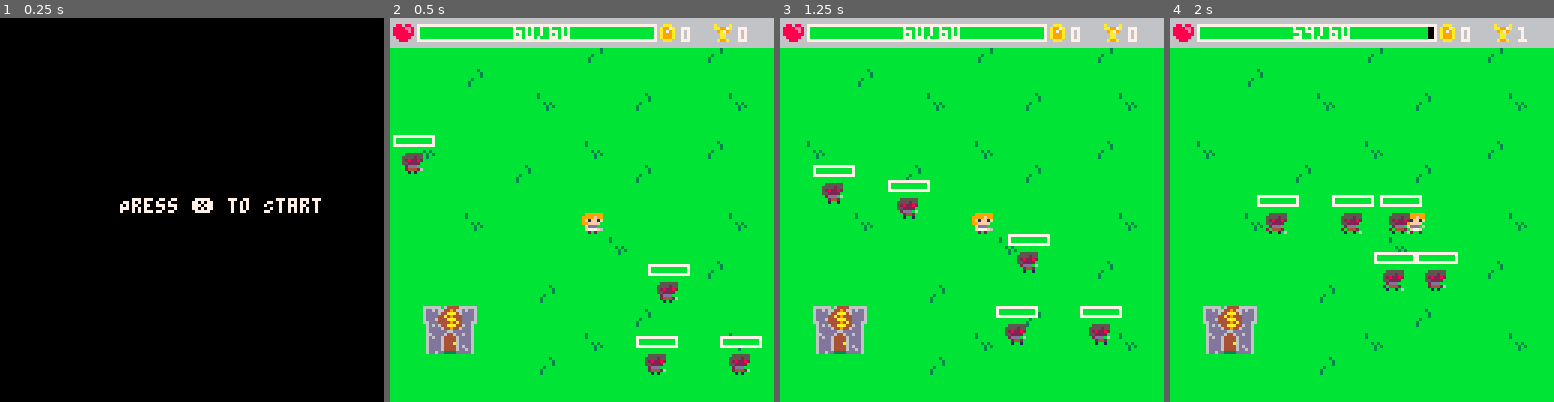
Above: before the commit, frames 1-4 (left to right).
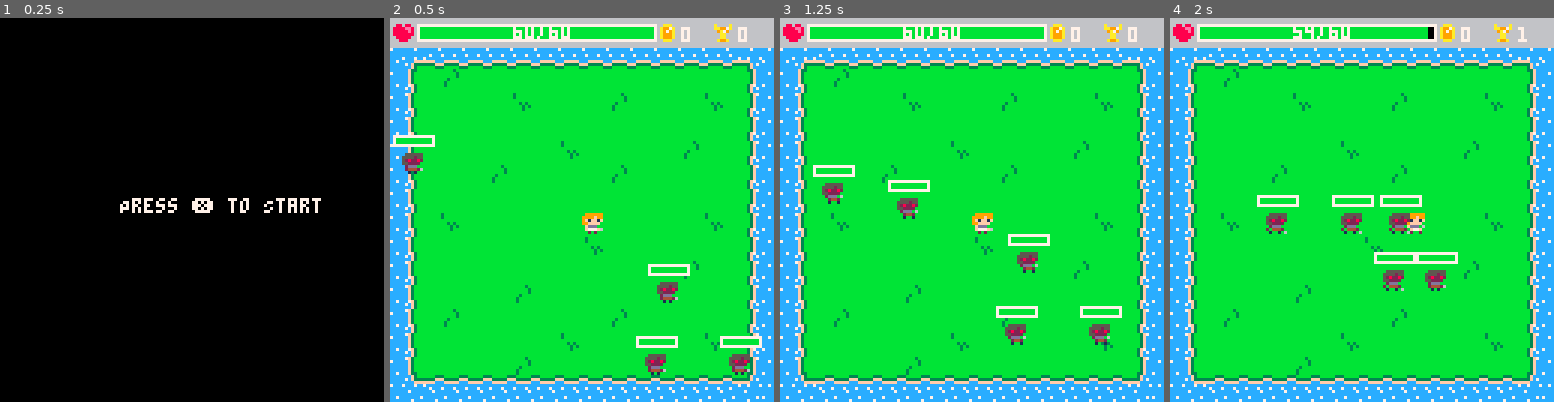
Above: after the commit, the same moments.

Repository: PancakedRivet/last-minute-hero
Game: PICO-8 cartridge last-minute-hero.p8
Same seed, same stepped clock (60 frames per second), same inputs: the game is played once before the commit and once after it.
Inputs:
- Up to frame 1 (0.25 s): no input
- Up to frame 2 (0.5 s): tap X (X key) at 0.33 s
- Up to frame 3 (1.25 s): tap O (Z key) at 0.7 s; tap X (X key) at 1.07 s
- Up to frame 4 (2 s): hold Right from 1.6 s (still down); tap O (Z key) at 1.7 s; tap X (X key) at 1.85 s

Frame 1 is identical in both runs. In frame 2, 25% of the frame differs, in the area x 0-100%, y 7-100%; in frame 3, 25%; in frame 4, 25%.

Commit message:
Added basic reduced row map for water. Collisions are a bit broken

Diff:
--- a/last-minute-hero.p8
+++ b/last-minute-hero.p8
@@ -4,6 +4,7 @@
 #include main.lua
 #include ./scripts/enemy.lua
 #include ./scripts/game.lua
+#include ./scripts/map.lua
 #include ./scripts/player.lua
 #include ./scripts/ui.lua
 
@@ -60,20 +61,24 @@
 00003fccfffcccffffffccccc7f30000cccc3300c7cccccc00000000000000000000000000000000000000000000000000000000000000000000000000000000
 0003f7cccccccccc7cc7ccc7ccf300007ccf3000cccc7ccc00000000000000000000000000000000000000000000000000000000000000000000000000000000
 0003fcc7c7ccc7ccccccccccccf30000c7cf3000cccccccc00000000000000000000000000000000000000000000000000000000000000000000000000000000
+__gff__
+0000000000000000000000000000000000000000000000000000000000000000000000000000000000000000000000000000000000000000000000000000000000000000000000000000000000000000000000000001000000000000000000000000000000000000000000000000000000000000000000000000000000000000
+0000000000000000000000000000000000000000000000000000000000000000000000000000000000000000000000000000000000000000000000000000000000000000000000000000000000000000000000000000000000000000000000000000000000000000000000000000000000000000000000000000000000000000
 __map__
-0a0a0a0a0a0a0a0a0a0a0a0a0a0a0a0a00000000000000000000000000000000000000000000000000000000000000000000000000000000000000000000000000000000000000000000000000000000000000000000000000000000000000000000000000000000000000000000000000000000000000000000000000000000
-0a0a0a0a0a0a0a0a090a0a0a0a090a0a00000000000000000000000000000000000000000000000000000000000000000000000000000000000000000000000000000000000000000000000000000000000000000000000000000000000000000000000000000000000000000000000000000000000000000000000000000000
-0a0a0a090a0a0a0a0a0a0a0a0a0a0a0a00000000000000000000000000000000000000000000000000000000000000000000000000000000000000000000000000000000000000000000000000000000000000000000000000000000000000000000000000000000000000000000000000000000000000000000000000000000
-0a0a0a0a0a0a0b0a0a0a090a0a0a0b0a00000000000000000000000000000000000000000000000000000000000000000000000000000000000000000000000000000000000000000000000000000000000000000000000000000000000000000000000000000000000000000000000000000000000000000000000000000000
-0a0a0a0a0a0a0a0a0a0a0a0a0a0a0a0a00000000000000000000000000000000000000000000000000000000000000000000000000000000000000000000000000000000000000000000000000000000000000000000000000000000000000000000000000000000000000000000000000000000000000000000000000000000
-0a0b0a0a0a0a0a0a0b0a0a0a0a090a0a00000000000000000000000000000000000000000000000000000000000000000000000000000000000000000000000000000000000000000000000000000000000000000000000000000000000000000000000000000000000000000000000000000000000000000000000000000000
-0a0a0a0a0a090a0a0a0a090a0a0a0a0a00000000000000000000000000000000000000000000000000000000000000000000000000000000000000000000000000000000000000000000000000000000000000000000000000000000000000000000000000000000000000000000000000000000000000000000000000000000
-0a0a0a0a0a0a0a0a0a0a0a0a0a0a0a0a00000000000000000000000000000000000000000000000000000000000000000000000000000000000000000000000000000000000000000000000000000000000000000000000000000000000000000000000000000000000000000000000000000000000000000000000000000000
-0a0a0a0b0a0a0a0a0a0a0a0a0a0a0b0a00000000000000000000000000000000000000000000000000000000000000000000000000000000000000000000000000000000000000000000000000000000000000000000000000000000000000000000000000000000000000000000000000000000000000000000000000000000
-0a0a0a0a0a0a0a0a0a0b0a0a0a0a0a0a00000000000000000000000000000000000000000000000000000000000000000000000000000000000000000000000000000000000000000000000000000000000000000000000000000000000000000000000000000000000000000000000000000000000000000000000000000000
-0a0a0a0a0a0a0a0a0a0a0a0a0a090a0a00000000000000000000000000000000000000000000000000000000000000000000000000000000000000000000000000000000000000000000000000000000000000000000000000000000000000000000000000000000000000000000000000000000000000000000000000000000
-0a0a0a0a0a0a090a0a0a0a0a0a0a0a0a00000000000000000000000000000000000000000000000000000000000000000000000000000000000000000000000000000000000000000000000000000000000000000000000000000000000000000000000000000000000000000000000000000000000000000000000000000000
-0a1704180a0a0a0a0a0a090a0a0a0a0a00000000000000000000000000000000000000000000000000000000000000000000000000000000000000000000000000000000000000000000000000000000000000000000000000000000000000000000000000000000000000000000000000000000000000000000000000000000
-0a0705080a0a0a0a0b0a0a0a0a0a0b0a00000000000000000000000000000000000000000000000000000000000000000000000000000000000000000000000000000000000000000000000000000000000000000000000000000000000000000000000000000000000000000000000000000000000000000000000000000000
-0a0a0a0a0a0a090a0a0a0a0a0a0a0a0a00000000000000000000000000000000000000000000000000000000000000000000000000000000000000000000000000000000000000000000000000000000000000000000000000000000000000000000000000000000000000000000000000000000000000000000000000000000
-0a0a0a0a0a0a0a0a0a0a0a0a0a0a0a0a00000000000000000000000000000000000000000000000000000000000000000000000000000000000000000000000000000000000000000000000000000000000000000000000000000000000000000000000000000000000000000000000000000000000000000000000000000000
+5555555555555555555555555555555555550000000000000000000000000000000000000000000000000000000000000000000000000000000000000000000000000000000000000000000000000000000000000000000000000000000000000000000000000000000000000000000000000000000000000000000000000000
+5555555555555555555555555555555555550000000000000000000000000000000000000000000000000000000000000000000000000000000000000000000000000000000000000000000000000000000000000000000000000000000000000000000000000000000000000000000000000000000000000000000000000000
+55550a090a0a0a0a0a0a0a0a0a0a0a0a55550000000000000000000000000000000000000000000000000000000000000000000000000000000000000000000000000000000000000000000000000000000000000000000000000000000000000000000000000000000000000000000000000000000000000000000000000000
+55550a0a0a0a0b0a0a0a090a0a0a0b0a55550000000000000000000000000000000000000000000000000000000000000000000000000000000000000000000000000000000000000000000000000000000000000000000000000000000000000000000000000000000000000000000000000000000000000000000000000000
+55550a0a0a0a0a0a0a0a0a0a0a0a0a0a55550000000000000000000000000000000000000000000000000000000000000000000000000000000000000000000000000000000000000000000000000000000000000000000000000000000000000000000000000000000000000000000000000000000000000000000000000000
+55550a0a0a0a0a0a0b0a0a0a0a090a0a55550000000000000000000000000000000000000000000000000000000000000000000000000000000000000000000000000000000000000000000000000000000000000000000000000000000000000000000000000000000000000000000000000000000000000000000000000000
+55550a0a0a090a0a0a0a090a0a0a0a0a55550000000000000000000000000000000000000000000000000000000000000000000000000000000000000000000000000000000000000000000000000000000000000000000000000000000000000000000000000000000000000000000000000000000000000000000000000000
+55550a0a0a0a0a0a0a0a0a0a0a0a0a0a55550000000000000000000000000000000000000000000000000000000000000000000000000000000000000000000000000000000000000000000000000000000000000000000000000000000000000000000000000000000000000000000000000000000000000000000000000000
+55550a0b0a0a0a0a0a0a0a0a0a0a0b0a55550000000000000000000000000000000000000000000000000000000000000000000000000000000000000000000000000000000000000000000000000000000000000000000000000000000000000000000000000000000000000000000000000000000000000000000000000000
+55550a0a0a0a0a0a0a0b0a0a0a0a0a0a55550000000000000000000000000000000000000000000000000000000000000000000000000000000000000000000000000000000000000000000000000000000000000000000000000000000000000000000000000000000000000000000000000000000000000000000000000000
+55550a0a0a0a0a0a0a0a0a0a0a090a0a55550000000000000000000000000000000000000000000000000000000000000000000000000000000000000000000000000000000000000000000000000000000000000000000000000000000000000000000000000000000000000000000000000000000000000000000000000000
+55550a0a0a0a090a0a0a0a0a0a0a0a0a55550000000000000000000000000000000000000000000000000000000000000000000000000000000000000000000000000000000000000000000000000000000000000000000000000000000000000000000000000000000000000000000000000000000000000000000000000000
+55550a090a0a0a0a0a0a090a0a0a0a0a55550000000000000000000000000000000000000000000000000000000000000000000000000000000000000000000000000000000000000000000000000000000000000000000000000000000000000000000000000000000000000000000000000000000000000000000000000000
+55550a0a0a0a0a0a0b0a0a0a0a0a0b0a55550000000000000000000000000000000000000000000000000000000000000000000000000000000000000000000000000000000000000000000000000000000000000000000000000000000000000000000000000000000000000000000000000000000000000000000000000000
+55550a0a0a0a090a0a0a0a0a0a0a0a0a55550000000000000000000000000000000000000000000000000000000000000000000000000000000000000000000000000000000000000000000000000000000000000000000000000000000000000000000000000000000000000000000000000000000000000000000000000000
+5555555555555555555555555555555555550000000000000000000000000000000000000000000000000000000000000000000000000000000000000000000000000000000000000000000000000000000000000000000000000000000000000000000000000000000000000000000000000000000000000000000000000000
+5555555555555555555555555555555555550000000000000000000000000000000000000000000000000000000000000000000000000000000000000000000000000000000000000000000000000000000000000000000000000000000000000000000000000000000000000000000000000000000000000000000000000000
--- a/main.lua
+++ b/main.lua
@@ -30,6 +30,11 @@
         }
     }
     shop_selected_index = 1
+
+    -- Map variables
+    mapx=0 mapy=0
+    --lookup table for reduced set
+    rsl=spt("0,0,0|0,0,0|0,1,0|1,0,0|0,0,1|3,1,0|4,0,0|2,0,0|0,1,1|4,1,0|3,0,0|2,1,0|1,0,1|2,0,1|2,1,1|5,0,0")
 end
 
 -- Core update logic here
--- /dev/null
+++ b/scripts/map.lua
@@ -0,0 +1,64 @@
+--get offset number from map
+--s is the sprite thats being matched
+function gos(x,y,s)
+    local o=0
+    if(mget(x-1,y-1)==s)o+=8
+    if(mget(x,y-1)==s)o+=4
+    if(mget(x-1,y)==s)o+=2
+    if(mget(x,y)==s)o+=1
+    return o
+end
+
+--use this for row layout
+--draw map from ordered sprites
+function draw_row(rowstart,mx,my)
+    for x=mx,mx+16 do
+        for y=my,my+16 do
+        local offset=gos(x,y,rowstart+15)
+            if(offset>0)spr(rowstart+offset,x*8-4,y*8-4)
+        end
+    end
+end
+
+--use this for reduced sprites row layout
+--sprite is the first sprite in set/row
+function draw_rr(sprstart,mx,my)
+    for x=mx,mx+16 do --full screen
+        for y=my,my+16 do
+        local o=gos(x,y,sprstart+5)
+            if o>0 then --if not ground draw
+                spr(sprstart+rsl[o+1][1],x*8-4,y*8-4,1,1,rsl[o+1][2]>0,rsl[o+1][3]>0)
+            end
+        end
+    end
+end
+
+--"1,2,3|4,5,6" -> {{1,2,3},{4,5,6}}
+function spt(datastring)
+    local v=split(datastring,"|")
+    for i=1,#v do
+        v[i]=split(v[i])
+    end
+    return v
+end
+
+--map collisions
+--checks map() for collisions
+function map_collide(obj,flag)
+    local x,y,w,h = obj.x,obj.y,obj.w,obj.h
+    local x0,y0 = (x+1)\8,(y+1)\8
+    local x1,y1 = (x+w-2)\8,(y+h-2)\8
+    local m1=mget(x0,y0)
+    local m2=mget(x1,y0)
+    local m3=mget(x0,y1)
+    local m4=mget(x1,y1)
+    if fget(m1,flag)
+        or fget(m2,flag)
+        or fget(m3,flag)
+        or fget(m4,flag)
+    then
+        return true
+    else
+        return false
+    end
+end
--- a/scripts/player.lua
+++ b/scripts/player.lua
@@ -6,6 +6,8 @@
         sp = 48,
         x = 64,
         y = 64,
+        w=8,
+        h=4,
         sp_flipx = false,
         sp_flipy = false,
         animation_idx = 1,
@@ -28,40 +30,48 @@
 end
 
 function update_position(_player)
+
+    local current_pos_x = _player.x
+    local current_pos_y = _player.y
+
     local max_pos_x = 122
     local max_pos_y = 120
     local min_pos_x = -2
     local min_pos_y = 10
     local _update_animation_walk = false
 
+    -- Move player based on input
     if btn(⬅️) then
-        if _player.x - _player.speed > min_pos_x then
-            _player.x -= _player.speed
-            _update_animation_walk = true
-        end
+        _player.x -= _player.speed
         _player.sp_flipx = true
     end
 
     if btn(➡️) then
-        if _player.x + _player.speed < max_pos_x then
-            _player.x += _player.speed
-            _update_animation_walk = true
-        end
+        _player.x += _player.speed
         _player.sp_flipx = false
     end
 
     if btn(⬆️) then
-        if _player.y - _player.speed > min_pos_y then
-            _player.y -= _player.speed
-            _update_animation_walk = true
-        end
+        _player.y -= _player.speed
     end
 
     if btn(⬇️) then
-        if _player.y + _player.speed < max_pos_y then
-            _player.y += _player.speed
-            _update_animation_walk = true
-        end
+        _player.y += _player.speed
+    end
+
+    if(map_collide(_player,0)) _player.x=current_pos_x --undo if collide
+
+    -- Check boundaries and update animation flag
+    if _player.x > min_pos_x and _player.x < max_pos_x then
+        _update_animation_walk = true
+    else
+        _player.x = current_pos_x
+    end
+
+    if _player.y > min_pos_y and _player.y < max_pos_y then
+        _update_animation_walk = true
+    else
+        _player.y = current_pos_y
     end
 
     if _update_animation_walk then
--- a/scripts/states/playing.lua
+++ b/scripts/states/playing.lua
@@ -21,7 +21,21 @@
 
 function draw_playing()
     cls()
+    camera(8,0)
     map()
+
+    -- full sprite row
+    draw_row(48,mapx,mapy)    --hills
+    --draw reduced row sprites
+    -- draw_rr(4,mapx,mapy) --stone smooth
+    draw_rr(80,mapx,mapy) --water smooth
+    -- draw_rr(42,mapx,mapy) --tracks
+    -- draw_rr(10,mapx,mapy)    --cavewall
+    -- draw_rr(26,mapx,mapy)    --lava
+
+    -- Reset camera
+    camera(0,0)
+
     draw_player(player)
     draw_ui(player)
     draw_enemies(enemies)
